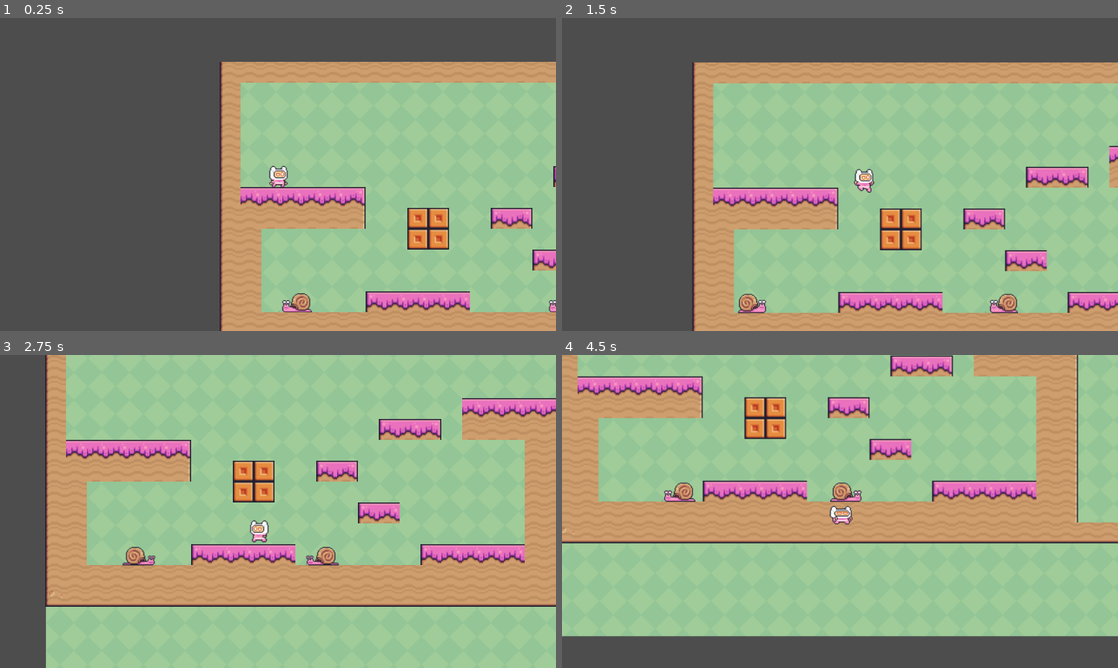
Above: before the commit, frames 1-4 (two rows, left to right).
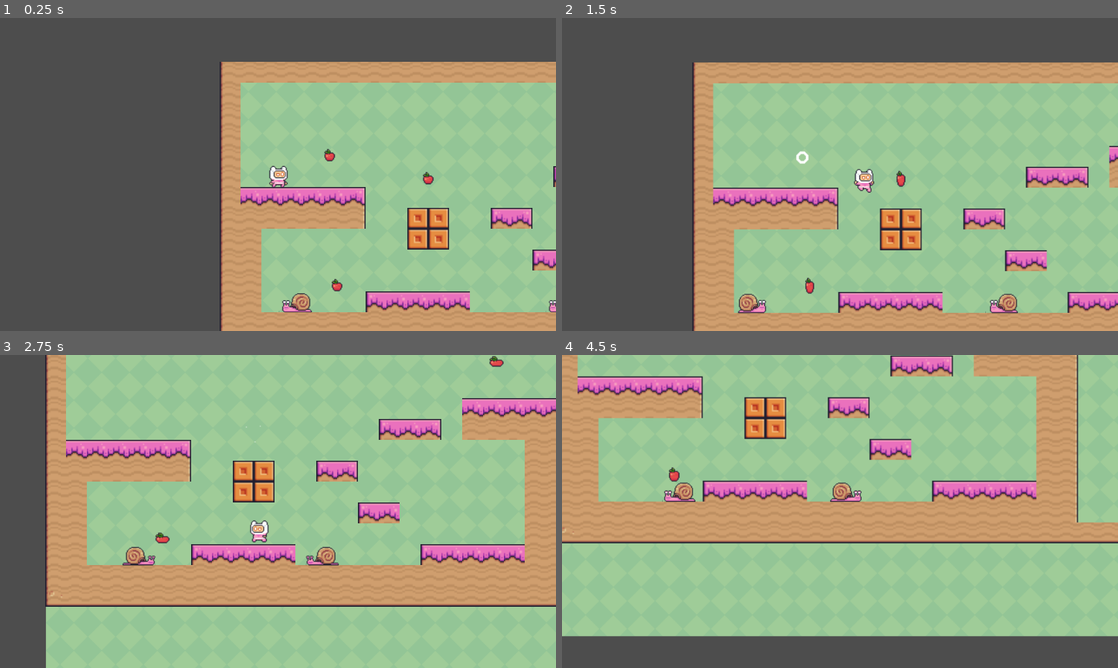
Above: after the commit, the same moments.

Repository: yi2003/platformer
Game: Godot game, scene res://scenes/level_root.tscn
Two runs of this game, one before a commit and one after it. Both use one fixed random seed, a clock stepped at 60 frames per second and the inputs below.
Inputs:
- Up to frame 1 (0.25 s): no input
- Up to frame 2 (1.5 s): hold D (move_right) from 0.53 s (still down); tap Space (jump) at 0.77 s
- Up to frame 3 (2.75 s): tap Space (jump) at 1.52 s; release D (move_right) at 2.03 s; hold A (move_left) from 2.03 s (still down)
- Up to frame 4 (4.5 s): release A (move_left) at 2.78 s; hold D (move_right) 2.78-4.28 s; tap Space (jump) at 3.02, 3.77 s; hold A (move_left) from 4.28 s (still down)

The runs differ from the first frame. In frame 1, 0.2% of the frame differs, in the area x 58-78%, y 41-88%; in frame 2, 0.2%; in frame 3, 0.1%; in frame 4, 0.3%, in the area x 19-53%, y 35-55%.

Commit message:
Add apple collectible and player death disappear fix
- Apple scene: Area2D collectible with idle/collected animations
- Plays collect_apple.wav on pickup, queue_free after animation
- Three apples placed in test level (floor and platform)
- Player now hides sprite after death animation completes

Co-Authored-By: Claude Opus 4.7 <noreply@anthropic.com>

Diff:
--- /dev/null
+++ b/assets/apple_sprite_frames.tres
@@ -0,0 +1,178 @@
+[gd_resource type="SpriteFrames" format=3 uid="uid://cxk6jq02h3osr"]
+
+[ext_resource type="Texture2D" uid="uid://dmap2j3tmg7yf" path="res://assets/images/Collectibles/Apple.png" id="1"]
+[ext_resource type="Texture2D" uid="uid://btohrarc41qsv" path="res://assets/images/Collectibles/Collected.png" id="2"]
+
+[sub_resource type="AtlasTexture" id="AtlasTexture_hms7t"]
+atlas = ExtResource("2")
+region = Rect2(0, 0, 32, 32)
+
+[sub_resource type="AtlasTexture" id="AtlasTexture_fchv1"]
+atlas = ExtResource("2")
+region = Rect2(32, 0, 32, 32)
+
+[sub_resource type="AtlasTexture" id="AtlasTexture_0u4te"]
+atlas = ExtResource("2")
+region = Rect2(64, 0, 32, 32)
+
+[sub_resource type="AtlasTexture" id="AtlasTexture_nvtvs"]
+atlas = ExtResource("2")
+region = Rect2(96, 0, 32, 32)
+
+[sub_resource type="AtlasTexture" id="AtlasTexture_xb6yr"]
+atlas = ExtResource("2")
+region = Rect2(128, 0, 32, 32)
+
+[sub_resource type="AtlasTexture" id="AtlasTexture_pxptj"]
+atlas = ExtResource("2")
+region = Rect2(160, 0, 32, 32)
+
+[sub_resource type="AtlasTexture" id="AtlasTexture_ol1uj"]
+atlas = ExtResource("1")
+region = Rect2(0, 0, 32, 32)
+
+[sub_resource type="AtlasTexture" id="AtlasTexture_xc7ur"]
+atlas = ExtResource("1")
+region = Rect2(32, 0, 32, 32)
+
+[sub_resource type="AtlasTexture" id="AtlasTexture_b4glk"]
+atlas = ExtResource("1")
+region = Rect2(64, 0, 32, 32)
+
+[sub_resource type="AtlasTexture" id="AtlasTexture_qp2b6"]
+atlas = ExtResource("1")
+region = Rect2(96, 0, 32, 32)
+
+[sub_resource type="AtlasTexture" id="AtlasTexture_pin88"]
+atlas = ExtResource("1")
+region = Rect2(128, 0, 32, 32)
+
+[sub_resource type="AtlasTexture" id="AtlasTexture_sauxr"]
+atlas = ExtResource("1")
+region = Rect2(160, 0, 32, 32)
+
+[sub_resource type="AtlasTexture" id="AtlasTexture_s710u"]
+atlas = ExtResource("1")
+region = Rect2(192, 0, 32, 32)
+
+[sub_resource type="AtlasTexture" id="AtlasTexture_mwjey"]
+atlas = ExtResource("1")
+region = Rect2(224, 0, 32, 32)
+
+[sub_resource type="AtlasTexture" id="AtlasTexture_1hlyq"]
+atlas = ExtResource("1")
+region = Rect2(256, 0, 32, 32)
+
+[sub_resource type="AtlasTexture" id="AtlasTexture_l3wd3"]
+atlas = ExtResource("1")
+region = Rect2(288, 0, 32, 32)
+
+[sub_resource type="AtlasTexture" id="AtlasTexture_egi84"]
+atlas = ExtResource("1")
+region = Rect2(320, 0, 32, 32)
+
+[sub_resource type="AtlasTexture" id="AtlasTexture_an4bi"]
+atlas = ExtResource("1")
+region = Rect2(352, 0, 32, 32)
+
+[sub_resource type="AtlasTexture" id="AtlasTexture_742ym"]
+atlas = ExtResource("1")
+region = Rect2(384, 0, 32, 32)
+
+[sub_resource type="AtlasTexture" id="AtlasTexture_82dn4"]
+atlas = ExtResource("1")
+region = Rect2(416, 0, 32, 32)
+
+[sub_resource type="AtlasTexture" id="AtlasTexture_545hs"]
+atlas = ExtResource("1")
+region = Rect2(448, 0, 32, 32)
+
+[sub_resource type="AtlasTexture" id="AtlasTexture_g0hd2"]
+atlas = ExtResource("1")
+region = Rect2(480, 0, 32, 32)
+
+[sub_resource type="AtlasTexture" id="AtlasTexture_57hg6"]
+atlas = ExtResource("1")
+region = Rect2(512, 0, 32, 32)
+
+[resource]
+animations = [{
+"frames": [{
+"duration": 1.0,
+"texture": SubResource("AtlasTexture_hms7t")
+}, {
+"duration": 1.0,
+"texture": SubResource("AtlasTexture_fchv1")
+}, {
+"duration": 1.0,
+"texture": SubResource("AtlasTexture_0u4te")
+}, {
+"duration": 1.0,
+"texture": SubResource("AtlasTexture_nvtvs")
+}, {
+"duration": 1.0,
+"texture": SubResource("AtlasTexture_xb6yr")
+}, {
+"duration": 1.0,
+"texture": SubResource("AtlasTexture_pxptj")
+}],
+"loop": false,
+"name": &"collected",
+"speed": 5.0
+}, {
+"frames": [{
+"duration": 1.0,
+"texture": SubResource("AtlasTexture_ol1uj")
+}, {
+"duration": 1.0,
+"texture": SubResource("AtlasTexture_xc7ur")
+}, {
+"duration": 1.0,
+"texture": SubResource("AtlasTexture_b4glk")
+}, {
+"duration": 1.0,
+"texture": SubResource("AtlasTexture_qp2b6")
+}, {
+"duration": 1.0,
+"texture": SubResource("AtlasTexture_pin88")
+}, {
+"duration": 1.0,
+"texture": SubResource("AtlasTexture_sauxr")
+}, {
+"duration": 1.0,
+"texture": SubResource("AtlasTexture_s710u")
+}, {
+"duration": 1.0,
+"texture": SubResource("AtlasTexture_mwjey")
+}, {
+"duration": 1.0,
+"texture": SubResource("AtlasTexture_1hlyq")
+}, {
+"duration": 1.0,
+"texture": SubResource("AtlasTexture_l3wd3")
+}, {
+"duration": 1.0,
+"texture": SubResource("AtlasTexture_egi84")
+}, {
+"duration": 1.0,
+"texture": SubResource("AtlasTexture_an4bi")
+}, {
+"duration": 1.0,
+"texture": SubResource("AtlasTexture_742ym")
+}, {
+"duration": 1.0,
+"texture": SubResource("AtlasTexture_82dn4")
+}, {
+"duration": 1.0,
+"texture": SubResource("AtlasTexture_545hs")
+}, {
+"duration": 1.0,
+"texture": SubResource("AtlasTexture_g0hd2")
+}, {
+"duration": 1.0,
+"texture": SubResource("AtlasTexture_57hg6")
+}],
+"loop": true,
+"name": &"idle",
+"speed": 5.0
+}]
--- /dev/null
+++ b/scenes/apple.tscn
@@ -0,0 +1,26 @@
+[gd_scene format=3 uid="uid://bnclmjo6i25py"]
+
+[ext_resource type="Script" uid="uid://bv0qdnk6escnm" path="res://scripts/apple.gd" id="1"]
+[ext_resource type="SpriteFrames" path="res://assets/apple_sprite_frames.tres" id="2"]
+[ext_resource type="AudioStream" uid="uid://by5g51t30hoaf" path="res://assets/sounds/collect_apple.wav" id="3"]
+
+[sub_resource type="CircleShape2D" id="CircleShape2D_1"]
+radius = 14.0
+
+[node name="Apple" type="Area2D" unique_id=1622002709]
+collision_layer = 4
+script = ExtResource("1")
+
+[node name="AnimatedSprite2D" type="AnimatedSprite2D" parent="." unique_id=391358304]
+scale = Vector2(2, 2)
+sprite_frames = ExtResource("2")
+animation = &"collected"
+autoplay = "idle"
+frame = 5
+frame_progress = 1.0
+
+[node name="CollisionShape2D" type="CollisionShape2D" parent="." unique_id=1311986049]
+shape = SubResource("CircleShape2D_1")
+
+[node name="CollectSfx" type="AudioStreamPlayer2D" parent="." unique_id=749837411]
+stream = ExtResource("3")
--- a/scenes/level_root.tscn
+++ b/scenes/level_root.tscn
@@ -4,6 +4,7 @@
 [ext_resource type="Texture2D" uid="uid://bbxqwxg2leyoc" path="res://assets/images/Tilemap/Terrain (16x16).png" id="1_ypoqj"]
 [ext_resource type="PackedScene" uid="uid://dc7mwfl6mev0b" path="res://scenes/player.tscn" id="2_w3gk0"]
 [ext_resource type="PackedScene" uid="uid://dffwsp72m3yup" path="res://scenes/snail.tscn" id="4_1vg6f"]
+[ext_resource type="PackedScene" uid="uid://bnclmjo6i25py" path="res://scenes/apple.tscn" id="5_ssdv0"]
 
 [sub_resource type="TileSetAtlasSource" id="TileSetAtlasSource_1vg6f"]
 texture = ExtResource("1_ypoqj")
@@ -203,3 +204,15 @@
 
 [node name="Snail2" parent="." unique_id=189829630 instance=ExtResource("4_1vg6f")]
 position = Vector2(822, 560)
+
+[node name="Apple" parent="." unique_id=1622002709 instance=ExtResource("5_ssdv0")]
+position = Vector2(272, 233)
+
+[node name="Apple2" parent="." unique_id=1972730195 instance=ExtResource("5_ssdv0")]
+position = Vector2(499, 286)
+
+[node name="Apple3" parent="." unique_id=13594628 instance=ExtResource("5_ssdv0")]
+position = Vector2(1058, 126)
+
+[node name="Apple4" parent="." unique_id=2134695274 instance=ExtResource("5_ssdv0")]
+position = Vector2(289, 532)
--- a/scenes/test_level.tscn
+++ b/scenes/test_level.tscn
@@ -1,9 +1,10 @@
-[gd_scene load_steps=8 format=3]
+[gd_scene load_steps=9 format=3]
 
 [ext_resource type="PackedScene" path="res://scenes/player.tscn" id="1"]
 [ext_resource type="Texture2D" path="res://assets/images/Background/Blue.png" id="2"]
 [ext_resource type="Texture2D" path="res://assets/images/Tilemap/Terrain (16x16).png" id="3"]
 [ext_resource type="PackedScene" path="res://scenes/snail.tscn" id="4"]
+[ext_resource type="PackedScene" path="res://scenes/apple.tscn" id="5"]
 
 [sub_resource type="RectangleShape2D" id="RectangleShape2D_floor"]
 size = Vector2(1200, 40)
@@ -63,3 +64,12 @@
 
 [node name="Snail" parent="." instance=ExtResource("4")]
 position = Vector2(100, 550)
+
+[node name="Apple" parent="." instance=ExtResource("5")]
+position = Vector2(-50, 540)
+
+[node name="Apple2" parent="." instance=ExtResource("5")]
+position = Vector2(150, 360)
+
+[node name="Apple3" parent="." instance=ExtResource("5")]
+position = Vector2(0, 540)
--- /dev/null
+++ b/scripts/apple.gd
@@ -0,0 +1,17 @@
+class_name Apple
+extends Area2D
+
+
+func _ready() -> void:
+	body_entered.connect(_on_body_entered)
+
+
+func _on_body_entered(body: Node2D) -> void:
+	if not body is Player:
+		return
+
+	set_deferred("monitoring", false)
+	$AnimatedSprite2D.play(&"collected")
+	$CollectSfx.play()
+	await $AnimatedSprite2D.animation_finished
+	queue_free()
--- a/scripts/player.gd
+++ b/scripts/player.gd
@@ -61,6 +61,7 @@
 		_hit_timer += delta
 		if _hit_timer >= HIT_DURATION:
 			player_died.emit()
+			sprite.hide()
 			set_physics_process(false)
 		move_and_slide()
 		return
Not shown, added: scripts/apple.gd.uid
